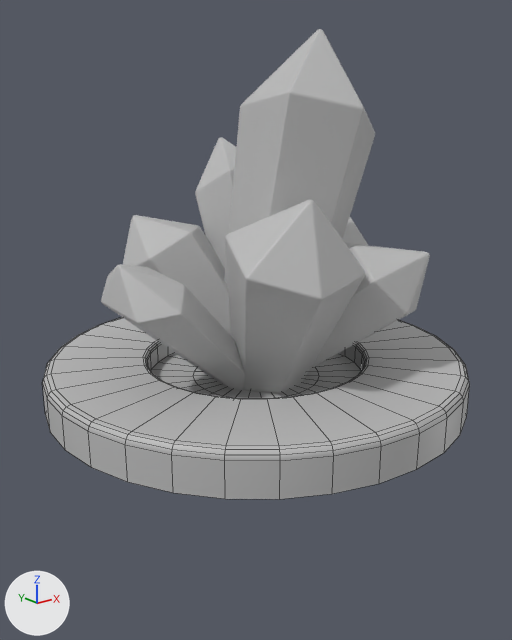
One commit to the FBX model Assets/_ExtraCreditJam20-IDK/Models/Crystal.fbx: the scene before it, then after it.
Rendered twice from a camera (50 mm lens) standing at (-13.22, -16.52, 8.58) and looking at (-0.26, -0.33, 2.1). The axes (+X, +Y, +Z) are drawn at lower left. The lights are the same throughout. Mesh edges are drawn as thin lines on the coarser meshes. Where no turn or scale is listed for an object, it has been applied to the vertices.

In view in the first picture: 'Crys', 'pCylinder2'.
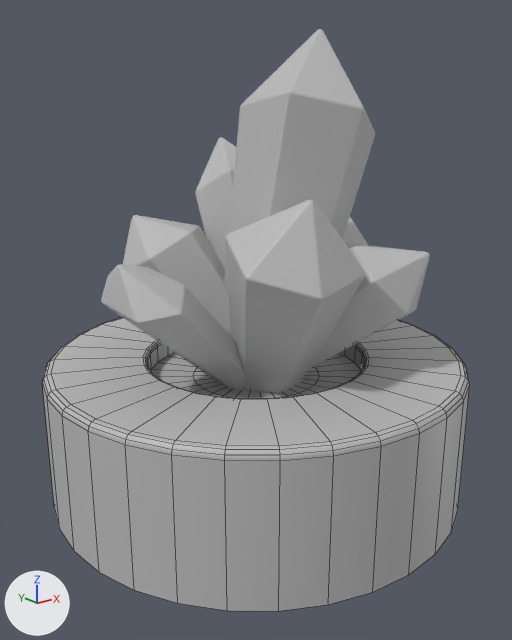
Commit message: Crystal touch

Location of each change, (x1, y1, x2, y2) in pixels of the pictures (512 x 640 px; the box of a moved part takes in the faces that stretch with it):
```json
{"object": "pCylinder2", "change": "reshaped", "before": [42, 317, 470, 499], "after": [42, 317, 470, 611], "on screen": "61% taller"}
{"part": 1, "of": "me_mesh_001", "change": "moved or reshaped", "before": [45, 408, 467, 499], "after": [45, 408, 467, 611]}
```

Edits to the scene script, one JSON object a line:
```json
{"block": "me_mesh_001", "where": "me_mesh_001.from_pydata(...)  # 353 vertices, 352 faces; spans x -6.52..6.52, y -6.52..6.52, z -0.41..0.86"}
{"block": "me_mesh_001", "where": "# used by ob_pcylinder2; location = (0.0, 0.0, 0.0)"}
{"block": "me_mesh_001", "change": "me_mesh_001 part 1: all 32 vertices in x -6.52..6.52, y -6.52..6.52, z -0.41 are moved by (0.0, 0.0, -3.15)"}
```
